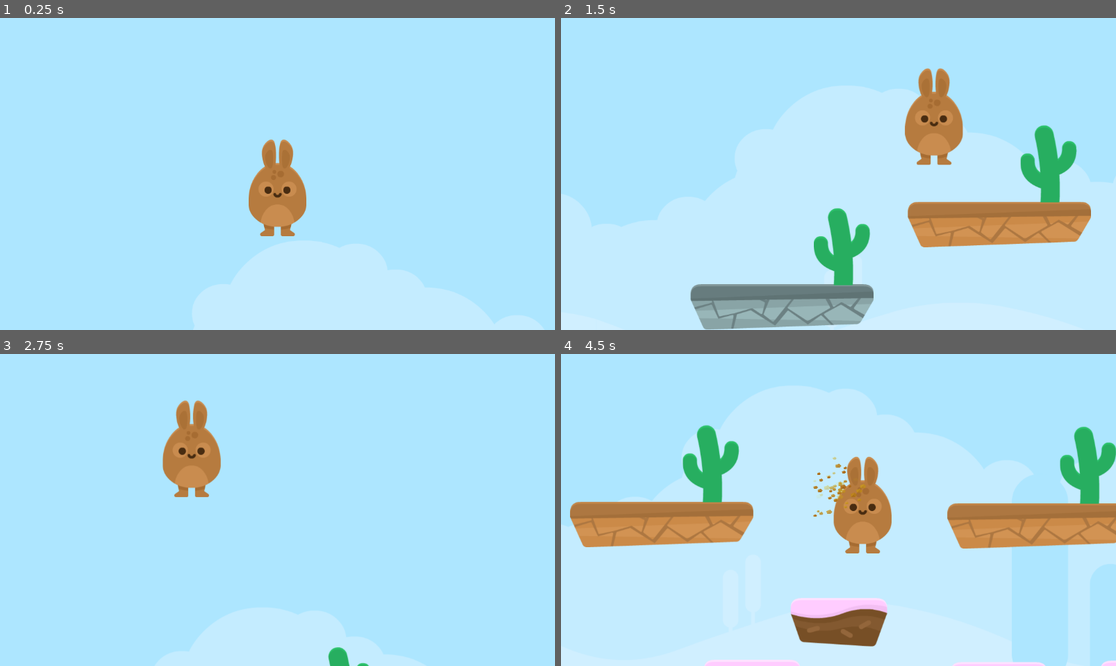
Above: before the commit, frames 1-4 (two rows, left to right).
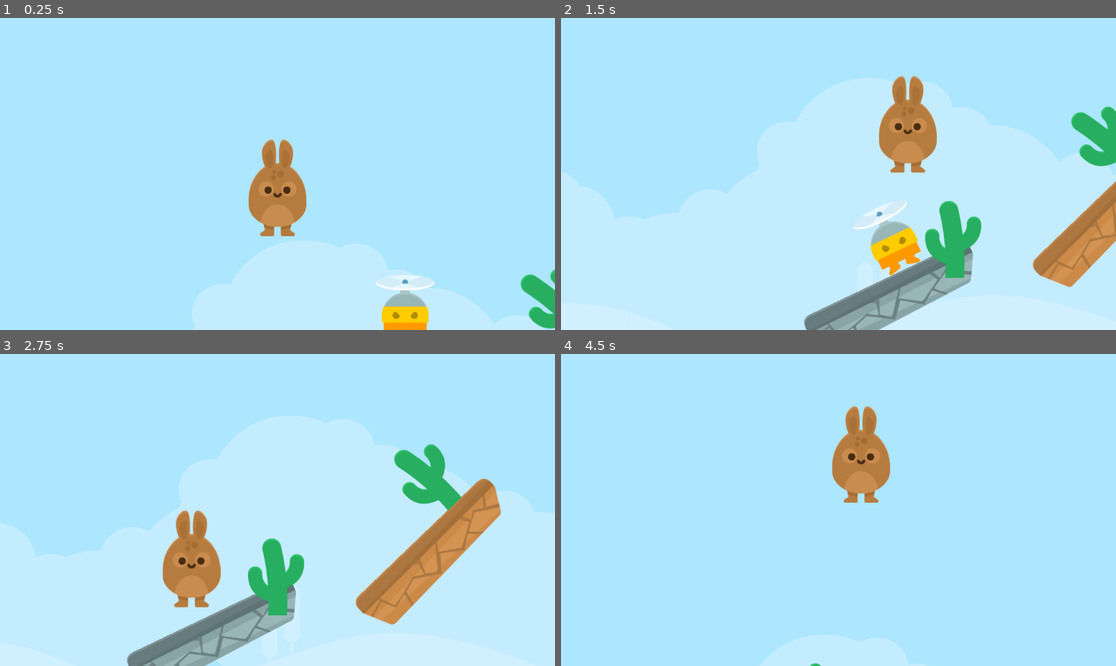
Above: after the commit, the same moments.

Repository: FeniXb3/UD-Platformer-Sample
Game: Godot game, scene res://game.tscn
The game is run twice, just before and just after one commit, with the same random seed, the same clock (stepped at 60 frames per second) and the same inputs.
Inputs:
- Up to frame 1 (0.25 s): no input
- Up to frame 2 (1.5 s): hold Right (move_right) from 0.53 s (still down); tap Space (jump) at 0.6, 0.77, 1.07, 1.35 s
- Up to frame 3 (2.75 s): tap Space (jump) at 1.52, 1.82, 2.1 s; release Right (move_right) at 2.03 s; hold Left (move_left) from 2.03 s (still down)
- Up to frame 4 (4.5 s): release Left (move_left) at 2.78 s; hold Right (move_right) 2.78-4.28 s; tap Space (jump) at 2.85, 3.02, 3.32, 3.6, 3.77, 4.07, 4.35 s; hold Left (move_left) from 4.28 s (still down)

The runs differ from the first frame. In frame 1, 1.8% of the frame differs, in the area x 67-100%, y 80-100%; in frame 2, 21%; in frame 3, 18%; in frame 4, 24%, in the area x 0-100%, y 16-100%.

Commit message:
Change friction for platform

Diff:
--- a/game.tscn
+++ b/game.tscn
@@ -11,6 +11,13 @@
 [ext_resource type="Texture2D" uid="uid://bvld0tgwaha2b" path="res://kenney_jumper-pack/PNG/Background/bg_layer1.png" id="6_qg458"]
 [ext_resource type="PackedScene" uid="uid://bq5r6n3ei10i6" path="res://cactus_platform.tscn" id="7_k8xh3"]
 [ext_resource type="Texture2D" uid="uid://mdkilip57pcc" path="res://kenney_jumper-pack/PNG/Environment/cactus.png" id="10_53peh"]
+[ext_resource type="Texture2D" uid="uid://cxkow2i8kpas2" path="res://kenney_jumper-pack/PNG/Enemies/flyMan_fly.png" id="12_7skwb"]
+
+[sub_resource type="PhysicsMaterial" id="PhysicsMaterial_e3q3f"]
+friction = 0.0
+
+[sub_resource type="PhysicsMaterial" id="PhysicsMaterial_rg7px"]
+friction = 0.0
 
 [sub_resource type="Gradient" id="Gradient_bxs5i"]
 offsets = PackedFloat32Array(0.276151, 1)
@@ -22,6 +29,9 @@
 height = 1024
 fill_from = Vector2(0.5, 1)
 fill_to = Vector2(0.5, 0)
+
+[sub_resource type="RectangleShape2D" id="RectangleShape2D_f2mse"]
+size = Vector2(95, 144)
 
 [node name="Game" type="Node2D"]
 
@@ -94,9 +104,13 @@
 
 [node name="Platform2" parent="Platforms" instance=ExtResource("6_1k4y3")]
 position = Vector2(191, 312)
+rotation = -0.445059
+physics_material_override = SubResource("PhysicsMaterial_e3q3f")
 
 [node name="CactusPlatform" parent="Platforms" instance=ExtResource("7_k8xh3")]
 position = Vector2(642, 141)
+rotation = -0.7662
+physics_material_override = SubResource("PhysicsMaterial_rg7px")
 
 [node name="CactusPlatform2" parent="Platforms" instance=ExtResource("7_k8xh3")]
 position = Vector2(1425, 144)
@@ -130,5 +144,16 @@
 position = Vector2(1850, 489)
 collision_mask = 2
 
+[node name="RigidBody2D" type="RigidBody2D" parent="."]
+position = Vector2(343, 374)
+metadata/_edit_group_ = true
+
+[node name="Sprite2D" type="Sprite2D" parent="RigidBody2D"]
+texture = ExtResource("12_7skwb")
+
+[node name="CollisionShape2D" type="CollisionShape2D" parent="RigidBody2D"]
+position = Vector2(0.5, -3)
+shape = SubResource("RectangleShape2D_f2mse")
+
 [connection signal="body_entered" from="Item" to="Item" method="_on_body_entered"]
 [connection signal="body_entered" from="Item2" to="Item2" method="_on_body_entered"]
Not shown: 1 places in game.tscn that only renumber resources
